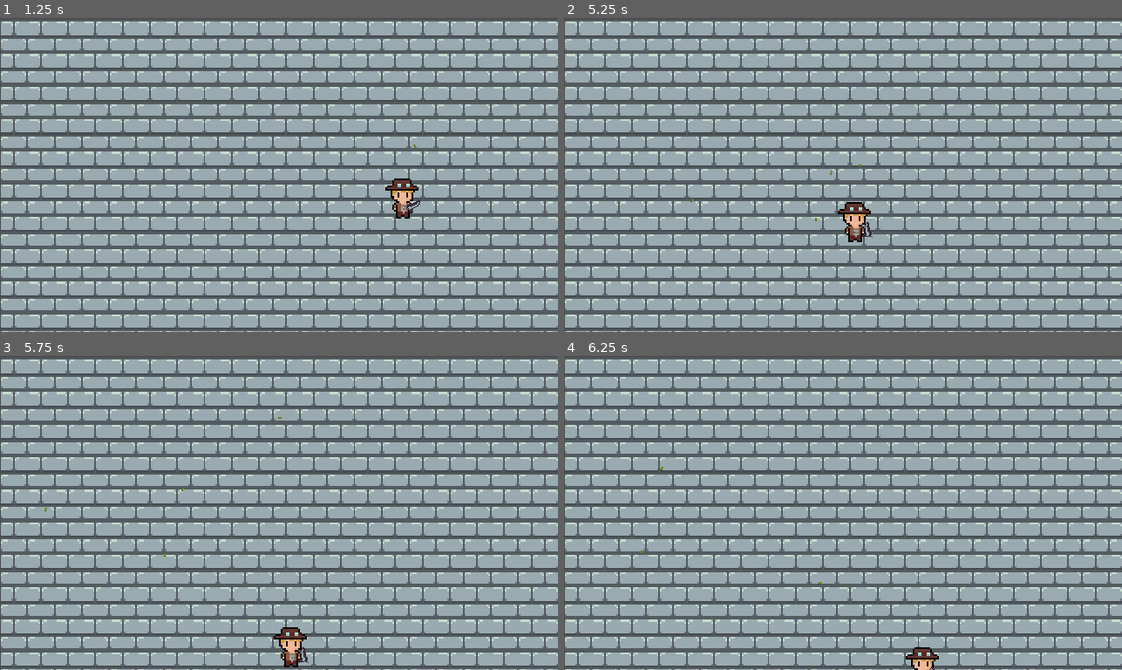
Above: before the commit, frames 1-4 (two rows, left to right).
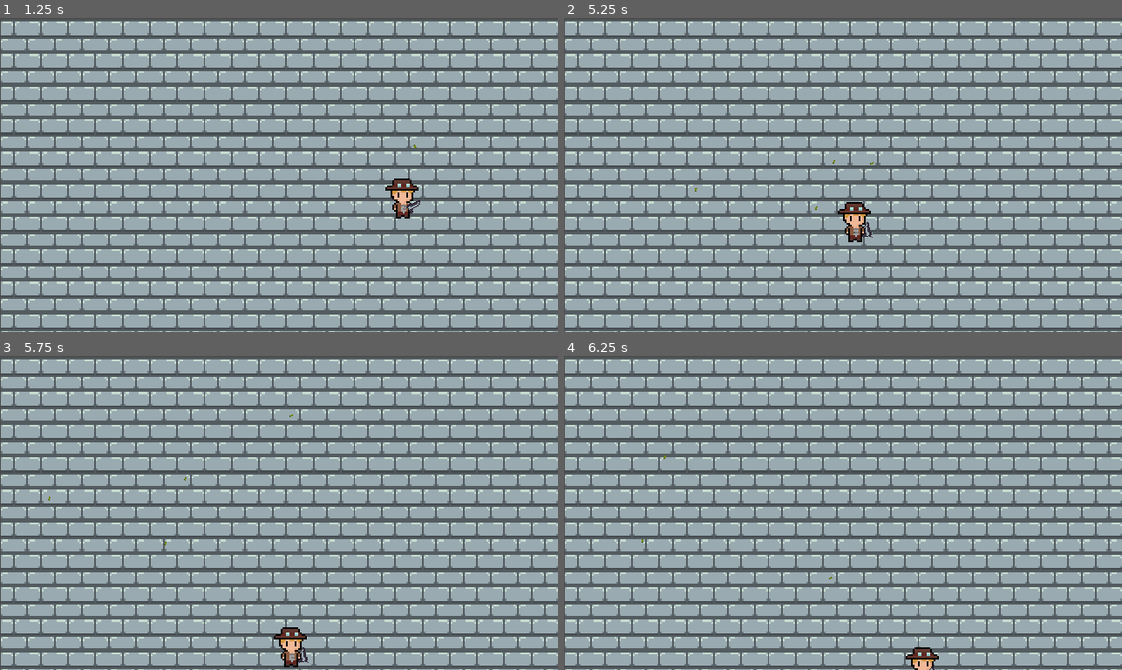
Above: after the commit, the same moments.

Repository: WAIWAI-PARTY/Life-after-people
Game: Godot game, scene res://World.tscn
Same seed, same stepped clock (60 frames per second), same inputs: the game is played once before the commit and once after it.
Inputs (mouse positions are in pixels of both pictures, inside the frame that each line leads up to):
- Up to frame 1 (1.25 s): tap Enter at 0.5 s; move the mouse to (401, 159) at 0.52 s; press the mouse at (401, 159) at 0.53 s; hold D (ui_right) from 0.53 s (still down)
- Up to frame 2 (5.25 s): move the mouse to (731, 190) at 1.27 s; release D (ui_right) at 1.28 s; release the mouse at (731, 190) at 1.28 s; hold S (ui_down) 1.28-2.03 s; click (731, 190) at 1.35 s; move the mouse to (898, 105) at 2.02 s; press the mouse at (898, 105) at 2.03 s; hold D (ui_right) 2.03-2.78 s; move the mouse to (815, 237) at 2.77 s; release the mouse at (815, 237) at 2.78 s; hold W (ui_up) 2.78-3.53 s; click (815, 237) at 2.85 s; move the mouse to (1010, 222) at 3.52 s; press the mouse at (1010, 222) at 3.53 s; hold A (ui_left) 3.53-5.03 s; move the mouse to (675, 127) at 4.27 s; release the mouse at (675, 127) at 4.28 s; click (675, 127) at 4.35 s; move the mouse to (870, 175) at 5.02 s; press the mouse at (870, 175) at 5.03 s; hold S (ui_down) from 5.03 s (still down)
- Up to frame 3 (5.75 s): keep holding S (ui_down)
- Up to frame 4 (6.25 s): move the mouse to (759, 434) at 5.77 s; release S (ui_down) at 5.78 s; release the mouse at (759, 434) at 5.78 s; hold D (ui_right) from 5.78 s (still down); click (759, 434) at 5.85 s

Frame 1 is identical in both runs. In frame 2, less than 0.1% of the frame differs, in the area x 22-56%, y 45-65%; in frame 3, less than 0.1%; in frame 4, less than 0.1%.

Commit message:
blullet fix

Diff:
--- a/Player/Player.gd
+++ b/Player/Player.gd
@@ -16,4 +16,4 @@
 		velocity = velocity.move_toward(input_vector*maxSpeed, acceleration*delta)
 	else:
 		velocity = velocity.move_toward(Vector2.ZERO, friction * delta)
-	move_and_slide(velocity)
+	velocity = move_and_slide(velocity)
--- a/Weapons/Bullets.gd
+++ b/Weapons/Bullets.gd
@@ -12,5 +12,5 @@
 	queue_free()
 
 
-func _on_Bullets_body_entered(body):
+func _on_Bullets_body_entered(_body):
 	queue_free()
--- a/Weapons/Gun.gd
+++ b/Weapons/Gun.gd
@@ -11,12 +11,14 @@
 
 		# keep rotation_degrees between 0 and 360
 		rotation_degrees = fposmod(rotation_degrees, 360.0)
-		$GunSprite.flip_v = rotation_degrees > 90 && rotation_degrees < 270
-
+		if rotation_degrees > 90 && rotation_degrees < 270:
+			$GunSprite.set_scale(Vector2(0.5,-0.5))
+		else:
+			$GunSprite.set_scale(Vector2(0.5,0.5))
 	if Input.is_action_pressed("shoot") and can_fire:
 		var bullet_instance = bullet.instance()
 		bullet_instance.rotation = rotation
-		bullet_instance.global_position = $Position2D.global_position
+		bullet_instance.global_position = $GunSprite/Position2D.global_position
 		get_parent().add_child(bullet_instance)
 		can_fire = false
 		yield(get_tree().create_timer(0.2),"timeout")
--- a/Weapons/Gun.tscn
+++ b/Weapons/Gun.tscn
@@ -11,5 +11,6 @@
 texture = ExtResource( 2 )
 offset = Vector2( 12, 0 )
 
-[node name="Position2D" type="Position2D" parent="."]
-position = Vector2( 7.51928, -3.23202 )
+[node name="Position2D" type="Position2D" parent="GunSprite"]
+position = Vector2( 15.0386, -6.46404 )
+scale = Vector2( 2, 2 )
